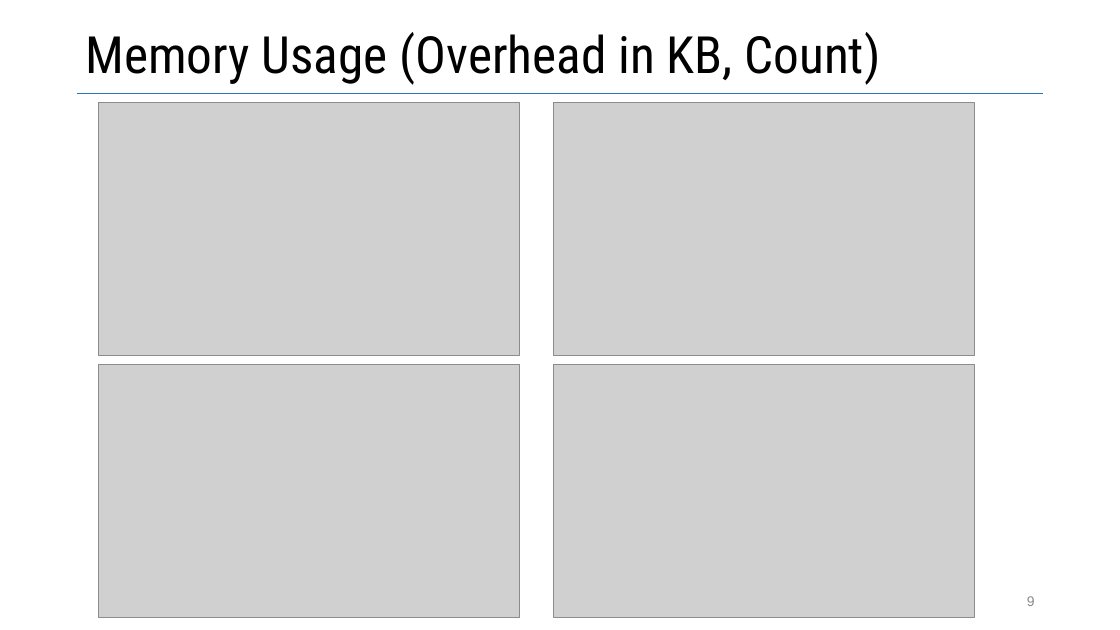
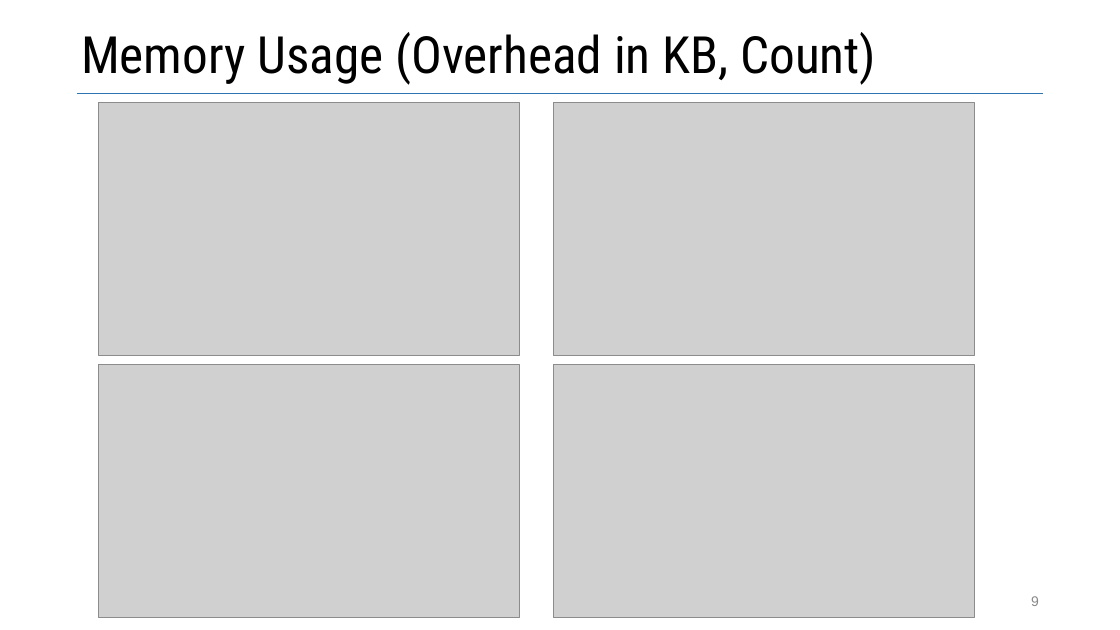
Before and after one commit to vmzakharov/refactor-to-ec, a slide deck: slide 9 of docs/RefactorToEcIntro.pptx. Drawn at 1120x630 pixels with LibreOffice and Linux fonts; fonts in the diff are those of the drawing; grey boxes stand for pictures. Boxes give left, top, right and bottom in pixels: in the first picture for what was removed or moved away, otherwise in the second. Text is boxed around its words. In the diff, an @@ line names an element or a change of style, - is before the commit and + after.

```diff
--- a/docs/RefactorToEcIntro.pptx
+++ b/docs/RefactorToEcIntro.pptx
@@ title "Memory Usage (Overhead in KB, ..." moved from (x1=85, y1=32, x2=880, y2=85) to (x1=81, y1=32, x2=876, y2=85) @@
@@ page number at (x1=1031, y1=596, x2=1039, y2=606): text colour #8C8C8C to #888888 @@
```
Also in this commit, not shown: 8 other slides changed.
